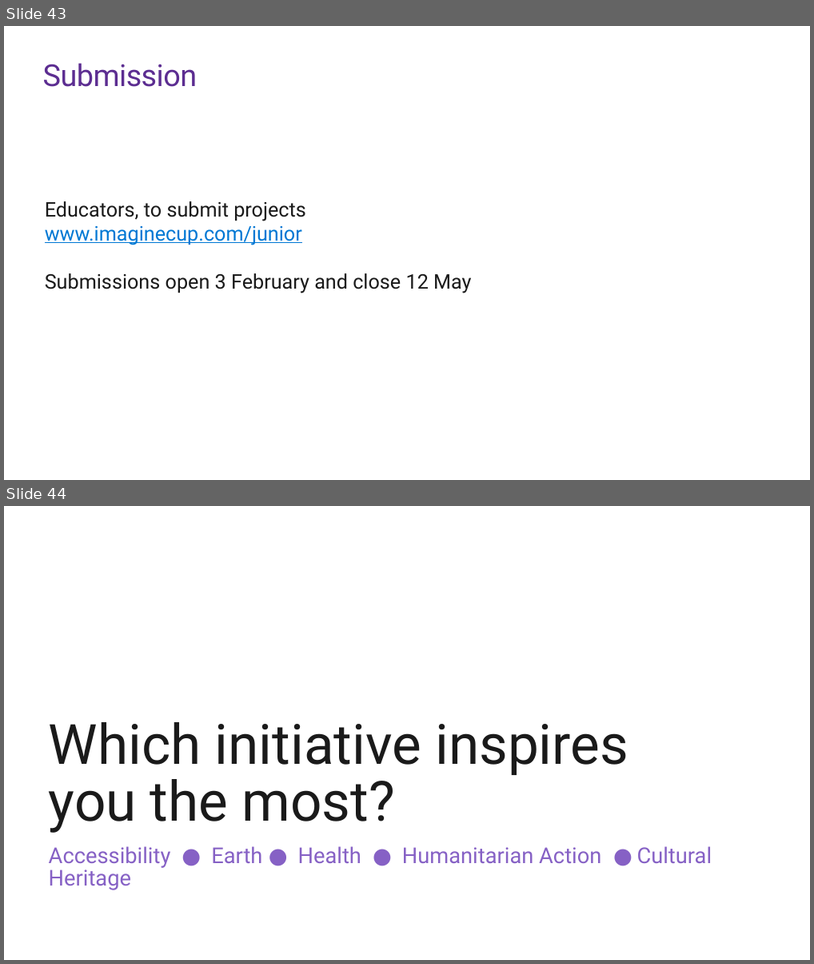
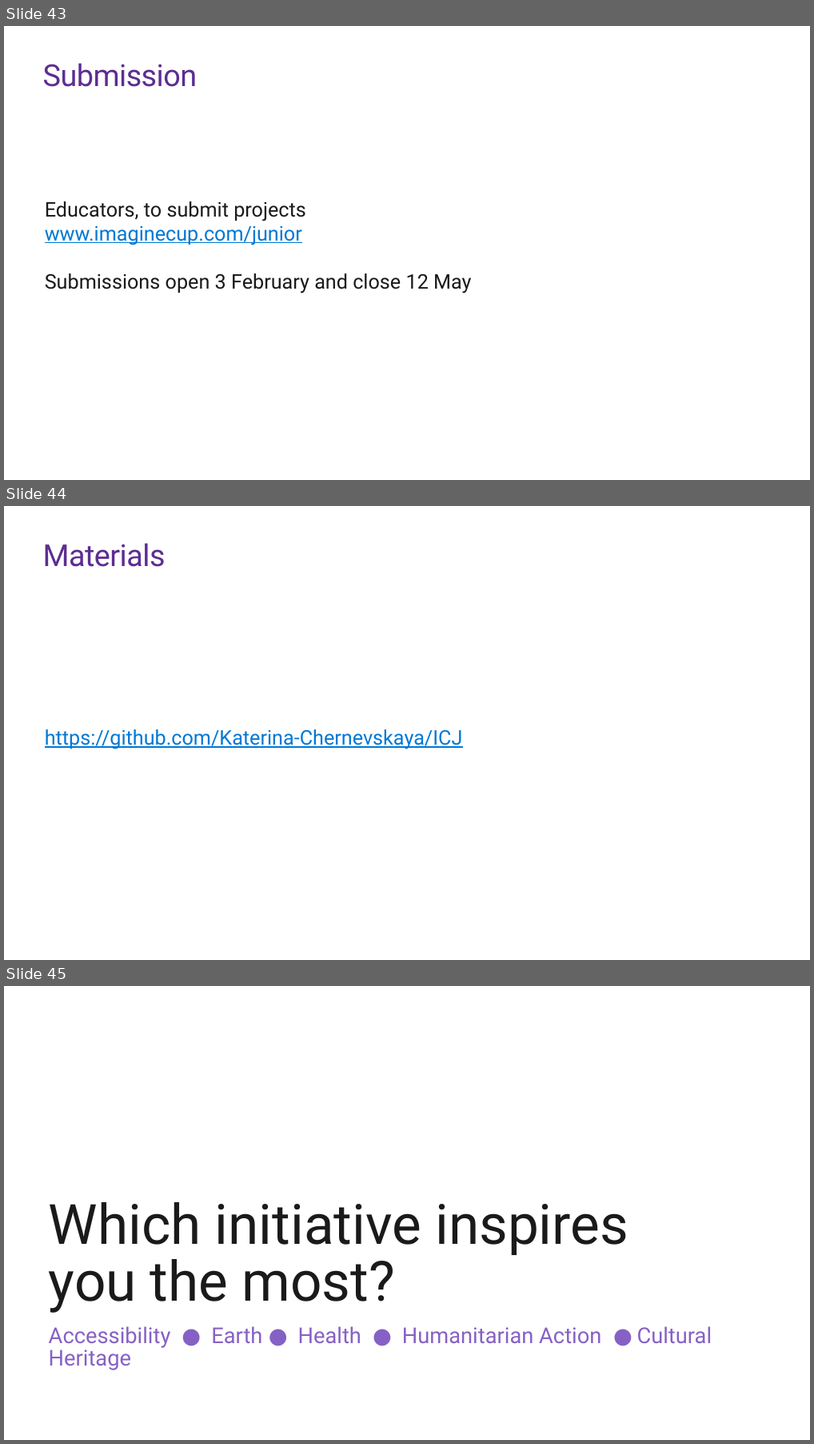
Before and after one commit to Katerina-Chernevskaya/ICJ, a slide deck: 2023-04-28 - Build your ICJ project in a day.pptx. Shown one above the other, each under a label of ours: slides 43 and 44 before the commit, slides 43, 44 and 45 after it. The pictures are 814x964 and 814x1444 pixels, drawn with LibreOffice and Linux fonts; fonts in the diff are those of the drawing; background and template pictures are left out. Boxes give left, top, right and bottom in pixels: in the first picture for what was removed or moved away, otherwise in the second. Text is boxed around its words. In the diff, an @@ line names an element or a change of style, - is before the commit and + after.

Commit message:
Update for presentation

```diff
--- a/2023-04-28 - Build your ICJ project in a day.pptx
+++ b/2023-04-28 - Build your ICJ project in a day.pptx
@@ slide 44 added at [4,506,810,960], background #FFFFFF @@
@@ title added at [43,543,166,567], 36 pt, text #5C2D91 @@
+Materials
@@ text added at [45,729,463,749], 24 pt, text #0078D4, underline @@
+it
+https://github.com/Katerina-Chernevskaya/ICJ
@@ what was slide 44 is now slide 45 @@
```
